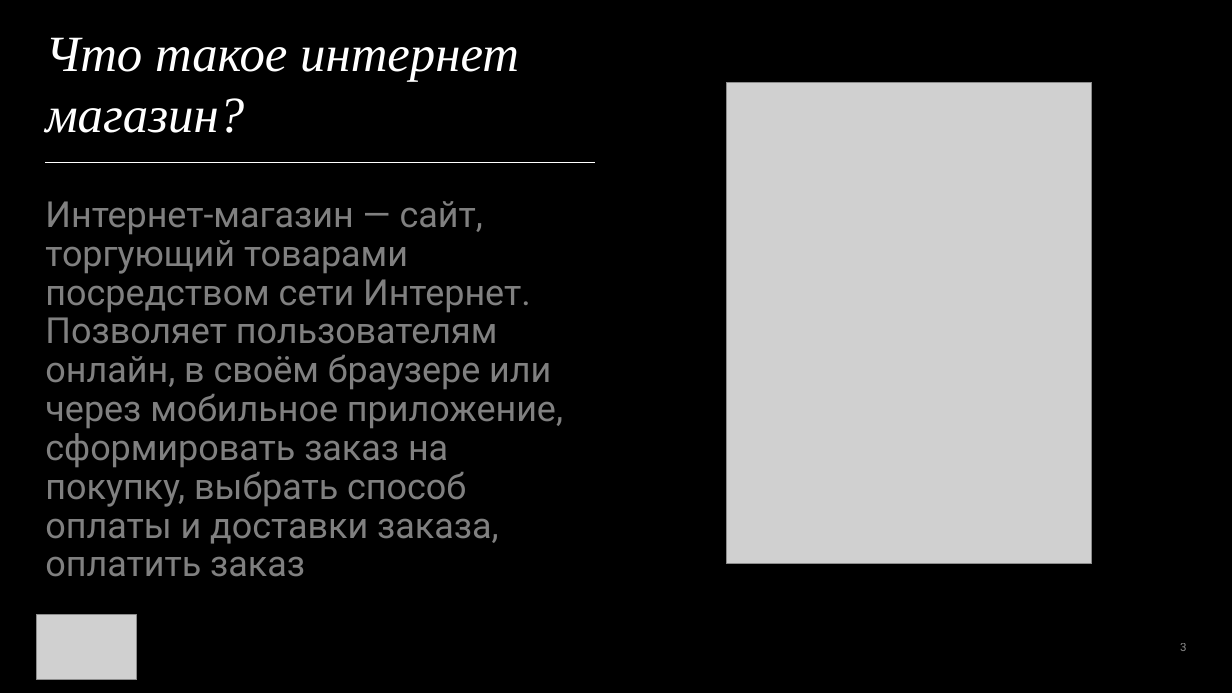
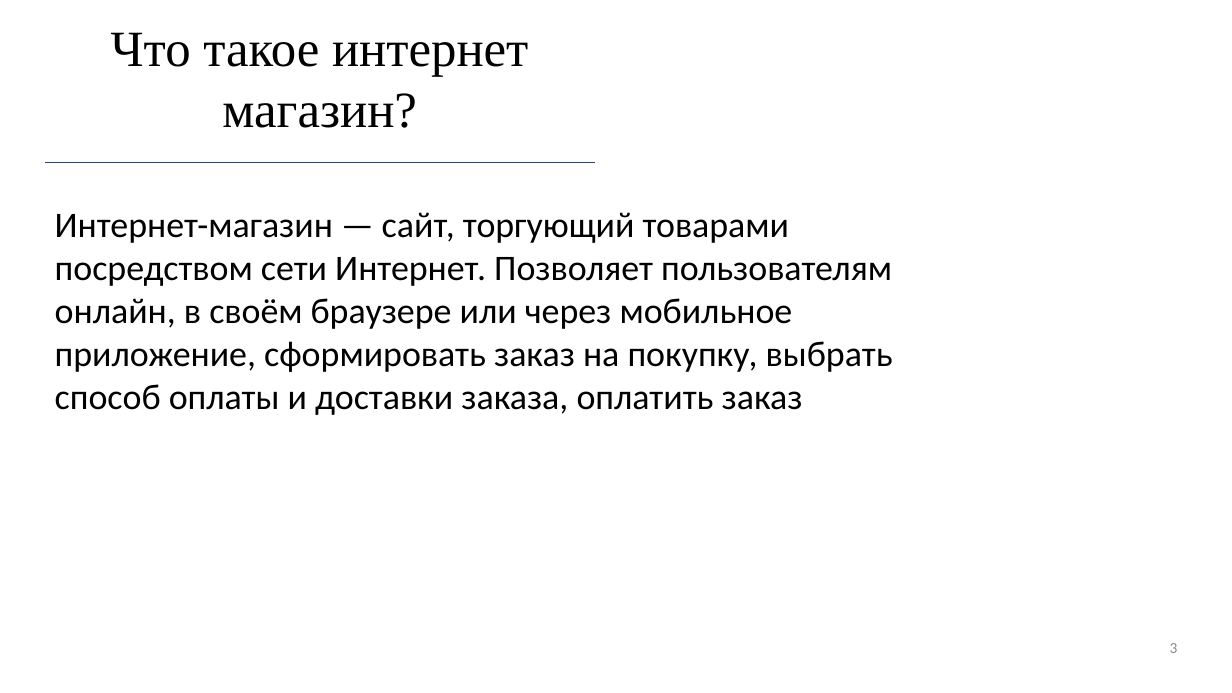
Before and after one commit to R1ccoon/Ip3s, a slide deck: slide 3 of not_site_files/pres.pptx. Drawn at 1232x693 pixels with LibreOffice and Linux fonts; fonts in the diff are those of the drawing; grey boxes stand for pictures. Boxes give left, top, right and bottom in pixels: in the first picture for what was removed or moved away, otherwise in the second. Text is boxed around its words. In the diff, an @@ line names an element or a change of style, - is before the commit and + after.

```diff
--- a/not_site_files/pres.pptx
+++ b/not_site_files/pres.pptx
@@ background #000000 to #FFFFFF @@
@@ title "Что такое интернет магазин?" at box(111, 32, 528, 128): text colour #FFFFFF to #000000, italic off; alignment left to centre @@
@@ picture removed at box(726, 82, 1092, 564) @@
@@ line (45, 163) - (595, 163): stroke #FFFFFF 0.5 pt to #1F497D 0.5 pt @@
@@ text "Интернет-магазин — сайт, торгующий товарами ..." at box(55, 212, 893, 415): font Roboto to Calibri, text colour #808080 to #000000; line spacing 0.9 to 1; less space between paragraphs @@
@@ picture removed at box(37, 615, 137, 680) @@
@@ page number at box(1170, 643, 1178, 653): size 9 to 12 pt, font Roboto to Calibri, text colour #FFFFFF at 55% opacity to #8C8C8C @@
```
Also in this commit, not shown: 7 other slides changed, 2 slides added, 1 slide removed.
